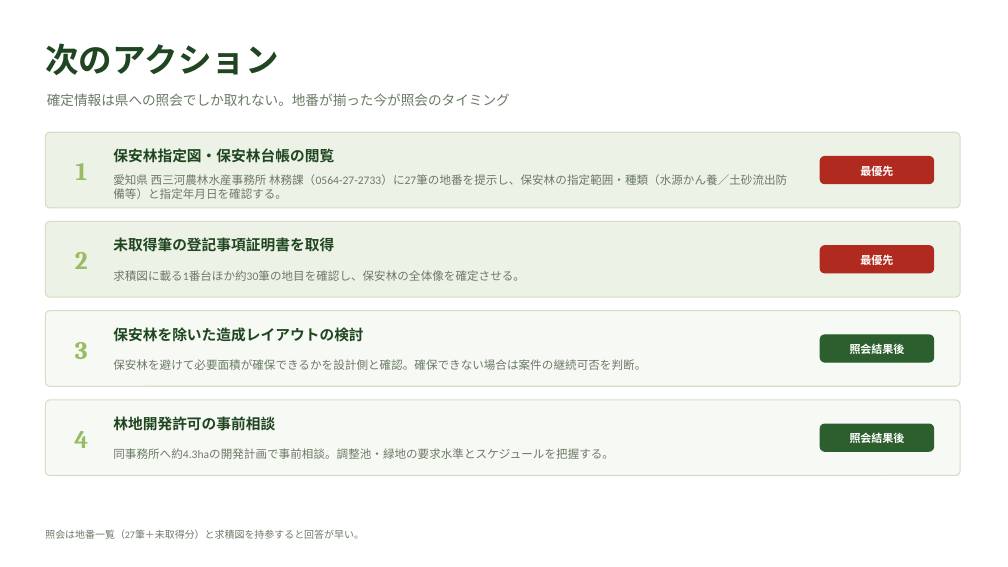
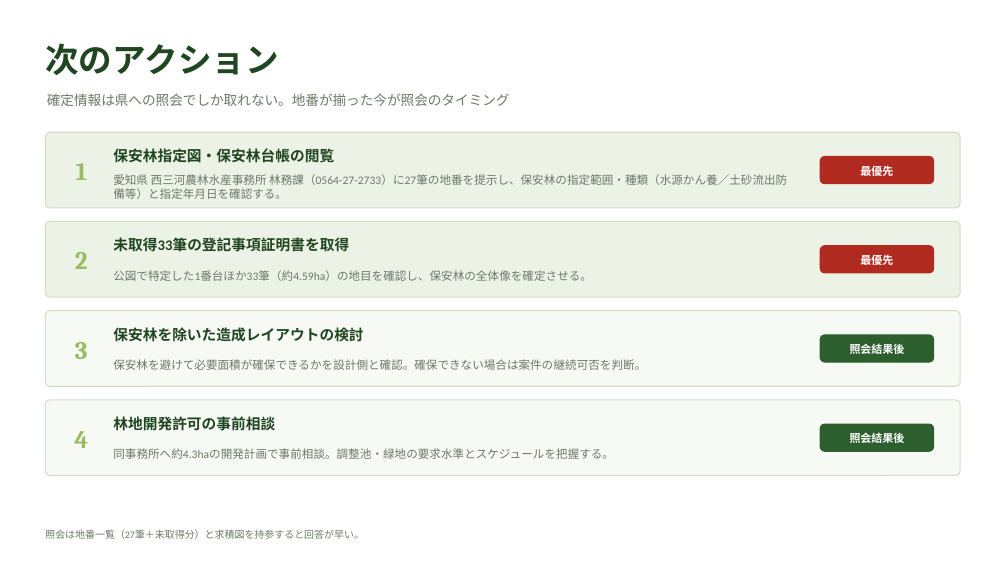
Before and after one commit to yonomotozumi-spec/battery-storage-dd, a slide deck: slide 8 of docs/保安林確認_岡崎市板田町.pptx (slide 7 before the commit). Drawn at 1008x567 pixels with LibreOffice and Linux fonts; fonts in the diff are those of the drawing. Boxes give left, top, right and bottom in pixels: in the first picture for what was removed or moved away, otherwise in the second. Text is boxed around its words. In the diff, an @@ line names an element or a change of style, - is before the commit and + after.

```diff
--- a/docs/保安林確認_岡崎市板田町.pptx
+++ b/docs/保安林確認_岡崎市板田町.pptx
@@ text at [113,237,349,252]: text changed @@
-未取得筆の登記事項証明書を取得
+未取得33筆の登記事項証明書を取得
@@ text at [113,270,592,281]: text changed @@
-求積図に載る1番台ほか約30筆の地目を確認し、保安林の全体像を確定させる。
+公図で特定した1番台ほか33筆（約4.59ha）の地目を確認し、保安林の全体像を確定させる。
```
Also in this commit, not shown: 2 other slides changed, 1 slide added, 4 other files.
